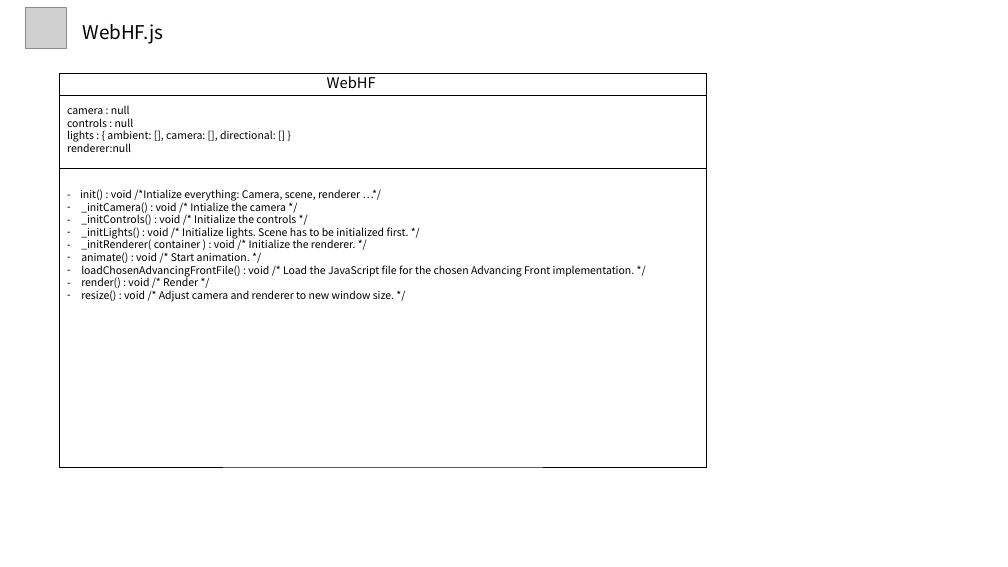
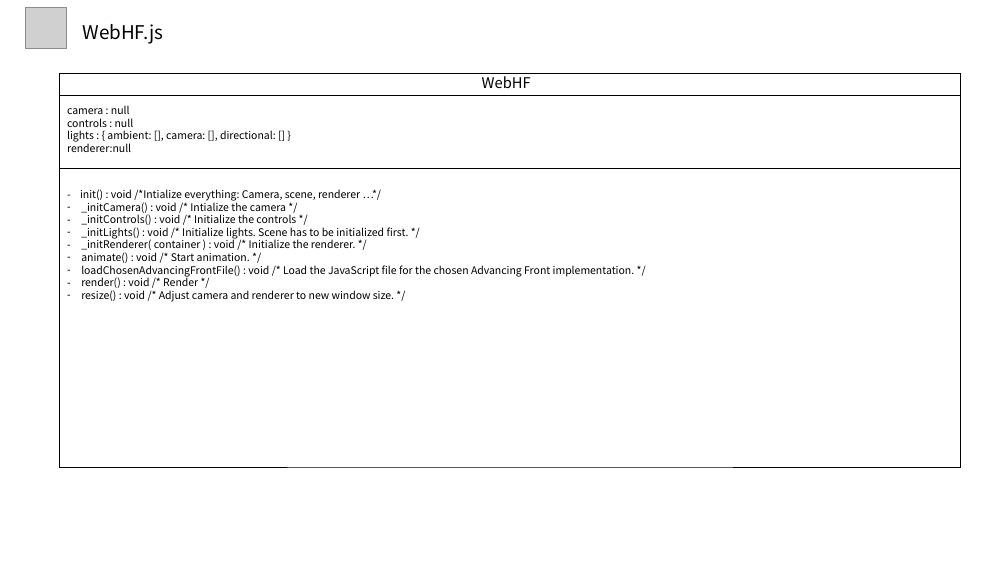
Before and after one commit to alexchun78/threeJS-holeFilling, a slide deck: slide 2 of (코드분석) WebGL Hole Filling.pptx. Drawn at 1008x567 pixels with LibreOffice and Linux fonts; fonts in the diff are those of the drawing; grey boxes stand for pictures. Boxes give left, top, right and bottom in pixels: in the first picture for what was removed or moved away, otherwise in the second. Text is boxed around its words. In the diff, an @@ line names an element or a change of style, - is before the commit and + after.

```diff
--- a/(코드분석) WebGL Hole Filling.pptx
+++ b/(코드분석) WebGL Hole Filling.pptx
@@ rectangle: place and size @@
-rectangle at <box>60,73,706,467</box>
+rectangle at <box>60,73,960,467</box>
@@ text "WebHF": place and size @@
-text "WebHF" at <box>327,73,376,88</box>
+text "WebHF" at <box>482,73,531,88</box>
@@ line moved from (60, 96) - (706, 96) to (60, 96) - (960, 96) @@
@@ line moved from (60, 169) - (706, 169) to (60, 169) - (960, 169) @@
```
Also in this commit, not shown: 1 other slide changed, 1 slide added.
